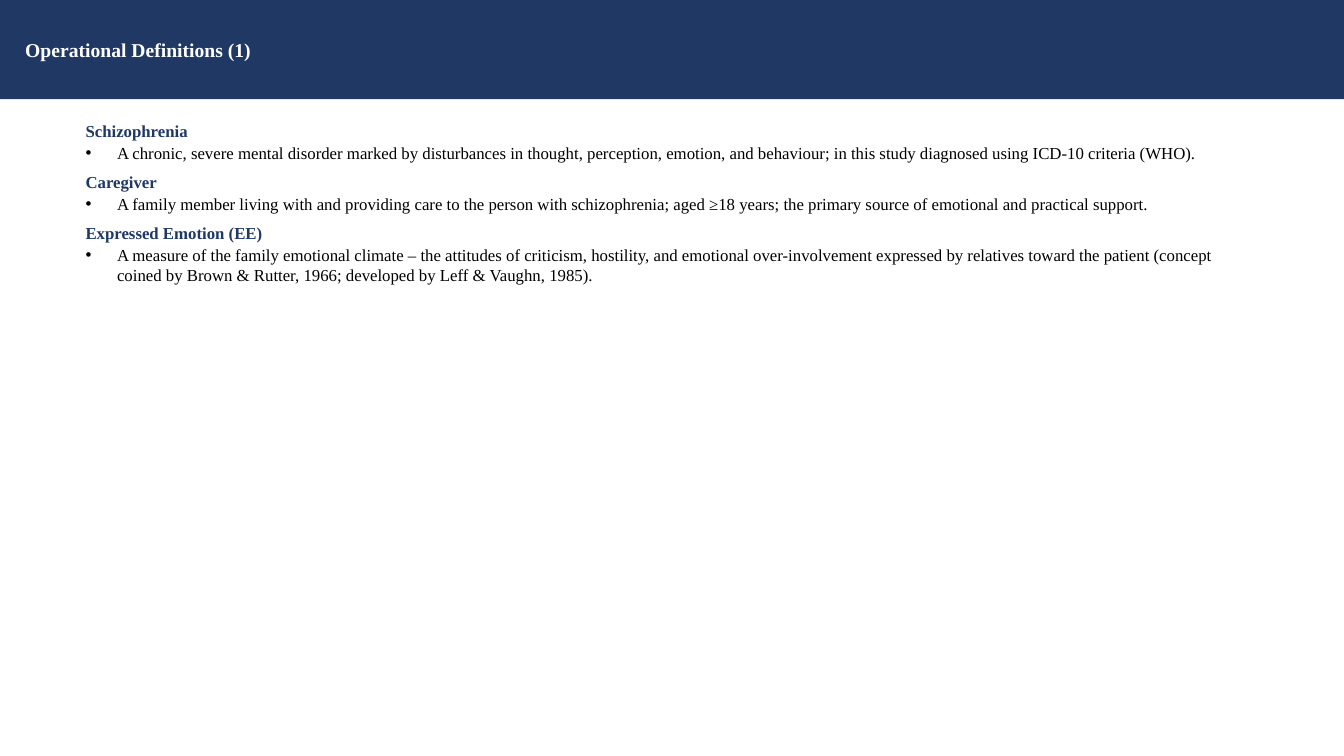
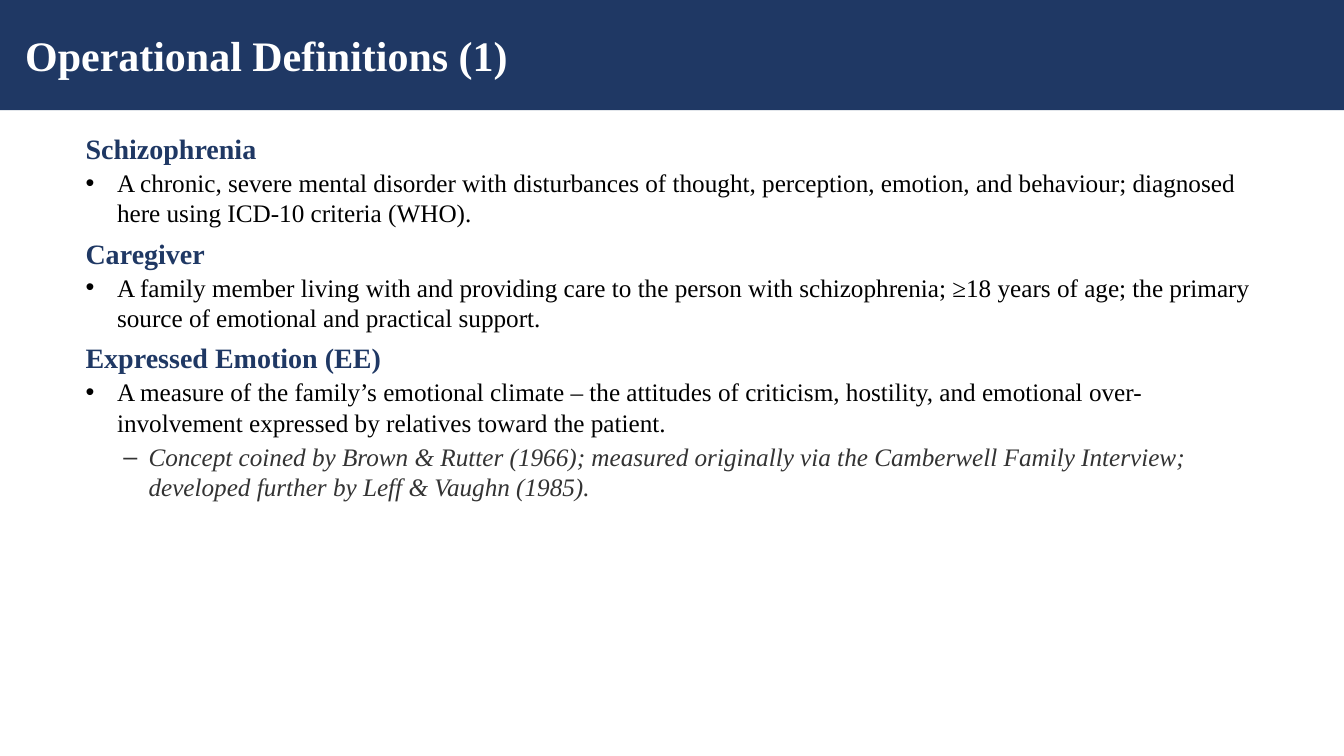
Before and after one commit to tejasdangodra786-byte/Dango-kiro, a slide deck: slide 5 of Family_Intervention_EE_Schizophrenia_JournalClub.pptx. Drawn at 1344x756 pixels with LibreOffice and Linux fonts; fonts in the diff are those of the drawing. Boxes give left, top, right and bottom in pixels: in the first picture for what was removed or moved away, otherwise in the second. Text is boxed around its words. In the diff, an @@ line names an element or a change of style, - is before the commit and + after.

Commit message:
Enhance presentation: larger fonts (18/30/40pt), detailed control vs experimental group slides, richer content

```diff
--- a/Family_Intervention_EE_Schizophrenia_JournalClub.pptx
+++ b/Family_Intervention_EE_Schizophrenia_JournalClub.pptx
@@ rectangle "Operational Definitions (1)": place and size @@
-rectangle "Operational Definitions (1)" at [0,0,1344,99]
+rectangle "Operational Definitions (1)" at [0,0,1344,110]
@@ rectangle "Operational Definitions (1)" at [0,0,1344,110]: size 14 to 30 pt @@
@@ text "Schizophrenia": place and size @@
-text "Schizophrenia" at [86,125,1212,285]
+text "Schizophrenia" at [86,139,1249,502]
@@ text at [86,139,381,374]: size 12 to 20 pt in "Schizophrenia", "Caregiver", "Expressed Emotion (EE)" @@
@@ text at [117,174,1235,228]: text changed; size 12 to 18 pt @@
-• A chronic, severe mental disorder marked by disturbances in thought, perception, emotion, and behaviour; in this study diagnosed using ICD-10 criteria (WHO).
+• A chronic, severe mental disorder with disturbances of thought, perception, emotion, and behaviour; diagnosed here using ICD-10 criteria (WHO).
@@ text at [117,279,1249,333]: text changed; size 12 to 18 pt @@
-• A family member living with and providing care to the person with schizophrenia; aged ≥18 years; the primary source of emotional and practical support.
+• A family member living with and providing care to the person with schizophrenia; ≥18 years of age; the primary source of emotional and practical support.
@@ text at [117,383,1184,502]: text changed; size 12 to 18 pt @@
-• A measure of the family emotional climate – the attitudes of criticism, hostility, and emotional over-involvement expressed by relatives toward the patient (concept coined by Brown & Rutter, 1966; developed by Leff & Vaughn, 1985).
+• A measure of the family’s emotional climate – the attitudes of criticism, hostility, and emotional over-involvement expressed by relatives toward the patient.
+– Concept coined by Brown & Rutter (1966); measured originally via the Camberwell Family Interview; developed further by Leff & Vaughn (1985).
```
Also in this commit, not shown: 25 other slides changed, 2 slides added, 2 slides removed.
